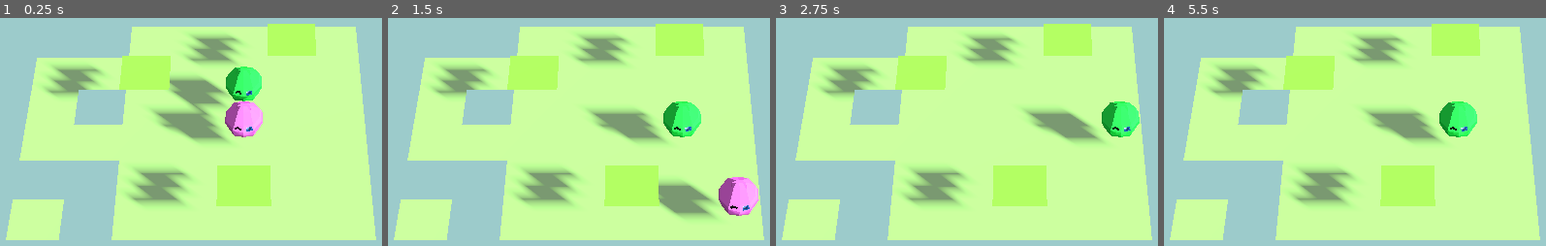
Above: before the commit, frames 1-4 (left to right).
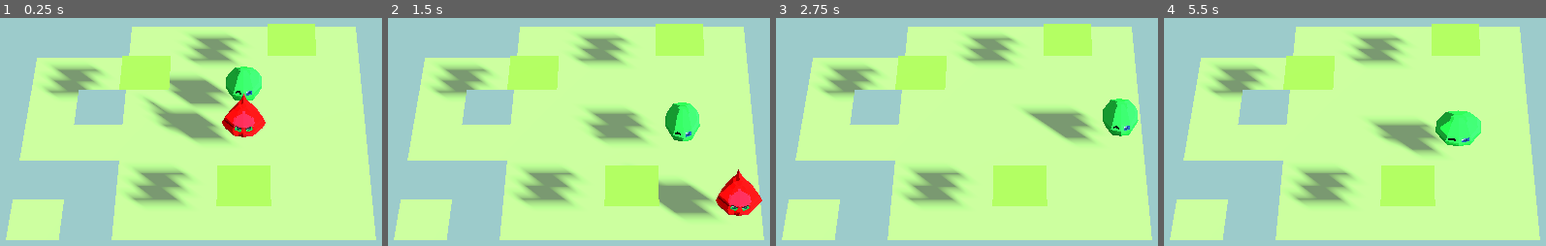
Above: after the commit, the same moments.

Repository: greatbrick0/GMTK-Jam-2024
Game: Godot game, scene res://Scenes/Levels/level_1.tscn
Same seed, same stepped clock (60 frames per second), same inputs: the game is played once before the commit and once after it.
Inputs:
- Up to frame 1 (0.25 s): no input
- Up to frame 2 (1.5 s): tap Enter at 0.5 s; hold D (MoveRight) 0.53-1.28 s; hold S (MoveDown) from 1.28 s (still down)
- Up to frame 3 (2.75 s): release S (MoveDown) at 2.03 s; hold D (MoveRight) from 2.03 s (still down)
- Up to frame 4 (5.5 s): release D (MoveRight) at 2.78 s; hold W (MoveUp) 2.78-3.53 s; hold A (MoveLeft) 3.53-5.03 s; tap Space at 5 s; hold S (MoveDown) from 5.03 s (still down)

The runs differ from the first frame. In frame 1, 1.7% of the frame differs, in the area x 37-70%, y 33-53%; in frame 2, 3.4%, in the area x 51-98%, y 36-87%; in frame 3, 0.8%; in frame 4, 3.0%.

Commit message:
Working On Slime Animations

Diff:
--- a/Scenes/jumpy_slime.tscn
+++ b/Scenes/jumpy_slime.tscn
@@ -1,15 +1,11 @@
-[gd_scene load_steps=9 format=3 uid="uid://dq4smmbp1k74c"]
+[gd_scene load_steps=7 format=3 uid="uid://dq4smmbp1k74c"]
 
 [ext_resource type="Script" path="res://Scripts/slime.gd" id="1_jb6l8"]
-[ext_resource type="PackedScene" uid="uid://d3ovs1ws8efyr" path="res://Art/Models/Slimes/TestSlime2.glb" id="2_sqqj1"]
 [ext_resource type="AudioStream" uid="uid://bwqggsirgyvii" path="res://Sounds/Falling2.wav" id="3_6i0ho"]
 [ext_resource type="Script" path="res://Scripts/jumpy_slime.gd" id="3_w1k37"]
-[ext_resource type="Texture2D" uid="uid://bjmkaamewsdeg" path="res://Art/Models/Slimes/_pinkTestSlime2_Image_0.png" id="3_yd58l"]
 [ext_resource type="AudioStream" uid="uid://br212d5n4ley0" path="res://Sounds/Falling3.wav" id="4_tkwyr"]
+[ext_resource type="PackedScene" uid="uid://duww2i1rb15kw" path="res://Art/Models/Slimes/RedSlime2.glb" id="5_7t74i"]
 [ext_resource type="AudioStream" uid="uid://cltc76krufxiy" path="res://Sounds/Falling1.wav" id="5_ndmwo"]
-
-[sub_resource type="StandardMaterial3D" id="StandardMaterial3D_266y2"]
-albedo_texture = ExtResource("3_yd58l")
 
 [node name="JumpySlime" type="Node3D"]
 script = ExtResource("1_jb6l8")
@@ -17,10 +13,7 @@
 
 [node name="Visuals" type="Node3D" parent="."]
 
-[node name="TestSlime2" parent="Visuals" instance=ExtResource("2_sqqj1")]
-
-[node name="Mesh_0" parent="Visuals/TestSlime2/Root/Skeleton3D" index="0"]
-surface_material_override/0 = SubResource("StandardMaterial3D_266y2")
+[node name="TestSlime2" parent="Visuals" instance=ExtResource("5_7t74i")]
 
 [node name="Behaviour" type="Node" parent="."]
 script = ExtResource("3_w1k37")
@@ -29,5 +22,3 @@
 
 [node name="FallSound" type="AudioStreamPlayer" parent="Sounds"]
 stream = ExtResource("5_ndmwo")
-
-[editable path="Visuals/TestSlime2"]
--- a/Scripts/slime.gd
+++ b/Scripts/slime.gd
@@ -12,6 +12,8 @@
 	get_parent().tileScenes[self] = [tilePosition, heightLayer, "LittleSlime"]
 
 func _process(delta):
+	if(Input.is_action_just_pressed("PuzzleAction")):
+		$Visuals/TestSlime2/AnimationPlayer.stop()
 	if(inControl):
 		var moveDirection: Vector2 = Vector2.ZERO
 		if(Input.is_action_just_pressed("MoveUp")):
@@ -28,6 +30,7 @@
 func ChangeTiles(newPos: Vector2i):
 	tilePosition = newPos
 	get_parent().tileScenes[self][0] = tilePosition
+	$Visuals/TestSlime2/AnimationPlayer.play("Green_Move1")
 
 func MoveTiles(dir: Vector2i):
 	if(get_parent().ReadTile(tilePosition + dir, heightLayer) == "Air"):
@@ -42,6 +45,7 @@
 	while(!isDead && !CheckForGround()):
 		heightLayer -= 1
 		get_parent().tileScenes[self][1] = heightLayer
+		position.y = heightLayer - 1
 		if(heightLayer <= 0):
 			Die()
 
--- a/project.godot
+++ b/project.godot
@@ -21,6 +21,19 @@
 
 [input]
 
+PuzzleAction={
+"deadzone": 0.5,
+"events": [Object(InputEventKey,"resource_local_to_scene":false,"resource_name":"","device":-1,"window_id":0,"alt_pressed":false,"shift_pressed":false,"ctrl_pressed":false,"meta_pressed":false,"pressed":false,"keycode":0,"physical_keycode":87,"key_label":0,"unicode":119,"echo":false,"script":null)
+, Object(InputEventKey,"resource_local_to_scene":false,"resource_name":"","device":-1,"window_id":0,"alt_pressed":false,"shift_pressed":false,"ctrl_pressed":false,"meta_pressed":false,"pressed":false,"keycode":0,"physical_keycode":83,"key_label":0,"unicode":115,"echo":false,"script":null)
+, Object(InputEventKey,"resource_local_to_scene":false,"resource_name":"","device":-1,"window_id":0,"alt_pressed":false,"shift_pressed":false,"ctrl_pressed":false,"meta_pressed":false,"pressed":false,"keycode":0,"physical_keycode":65,"key_label":0,"unicode":97,"echo":false,"script":null)
+, Object(InputEventKey,"resource_local_to_scene":false,"resource_name":"","device":-1,"window_id":0,"alt_pressed":false,"shift_pressed":false,"ctrl_pressed":false,"meta_pressed":false,"pressed":false,"keycode":0,"physical_keycode":68,"key_label":0,"unicode":100,"echo":false,"script":null)
+, Object(InputEventKey,"resource_local_to_scene":false,"resource_name":"","device":-1,"window_id":0,"alt_pressed":false,"shift_pressed":false,"ctrl_pressed":false,"meta_pressed":false,"pressed":false,"keycode":0,"physical_keycode":4194320,"key_label":0,"unicode":0,"echo":false,"script":null)
+, Object(InputEventKey,"resource_local_to_scene":false,"resource_name":"","device":-1,"window_id":0,"alt_pressed":false,"shift_pressed":false,"ctrl_pressed":false,"meta_pressed":false,"pressed":false,"keycode":0,"physical_keycode":4194322,"key_label":0,"unicode":0,"echo":false,"script":null)
+, Object(InputEventKey,"resource_local_to_scene":false,"resource_name":"","device":-1,"window_id":0,"alt_pressed":false,"shift_pressed":false,"ctrl_pressed":false,"meta_pressed":false,"pressed":false,"keycode":0,"physical_keycode":4194319,"key_label":0,"unicode":0,"echo":false,"script":null)
+, Object(InputEventKey,"resource_local_to_scene":false,"resource_name":"","device":-1,"window_id":0,"alt_pressed":false,"shift_pressed":false,"ctrl_pressed":false,"meta_pressed":false,"pressed":false,"keycode":0,"physical_keycode":4194321,"key_label":0,"unicode":0,"echo":false,"script":null)
+, Object(InputEventKey,"resource_local_to_scene":false,"resource_name":"","device":-1,"window_id":0,"alt_pressed":false,"shift_pressed":false,"ctrl_pressed":false,"meta_pressed":false,"pressed":false,"keycode":0,"physical_keycode":32,"key_label":0,"unicode":32,"echo":false,"script":null)
+]
+}
 MoveUp={
 "deadzone": 0.5,
 "events": [Object(InputEventKey,"resource_local_to_scene":false,"resource_name":"","device":-1,"window_id":0,"alt_pressed":false,"shift_pressed":false,"ctrl_pressed":false,"meta_pressed":false,"pressed":false,"keycode":0,"physical_keycode":87,"key_label":0,"unicode":119,"echo":false,"script":null)
